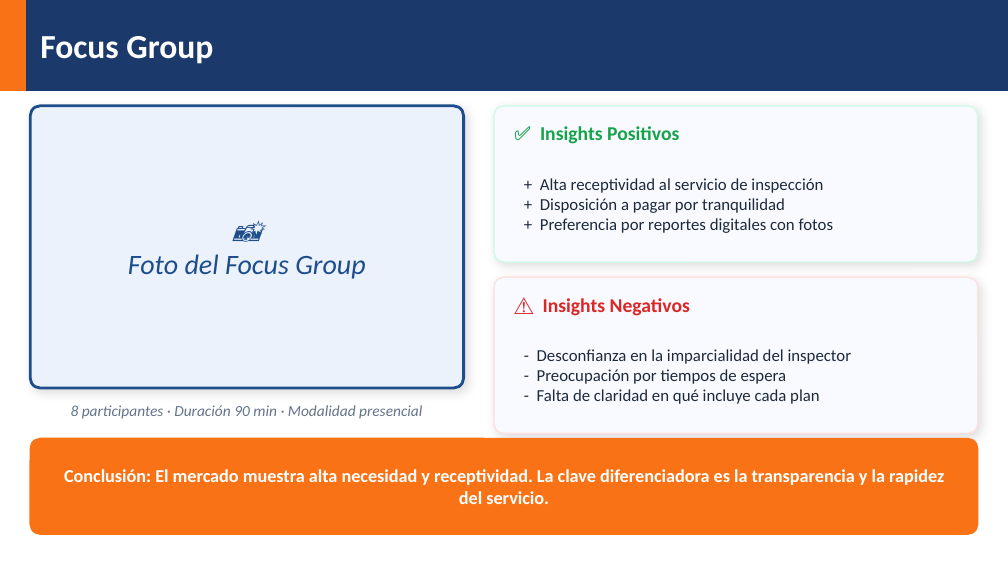
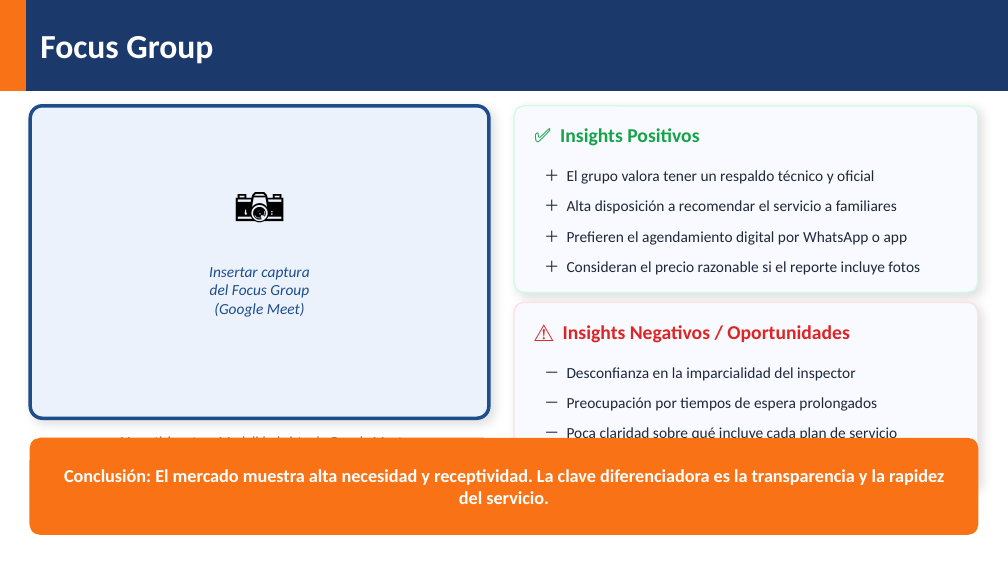
Before and after one commit to jhonnBoza/pptcheckauto, a slide deck: slide 21 of CheckAuto_Presentacion.pptx. Drawn at 1008x567 pixels with LibreOffice and Linux fonts; fonts in the diff are those of the drawing. Boxes give left, top, right and bottom in pixels: in the first picture for what was removed or moved away, otherwise in the second. Text is boxed around its words. In the diff, an @@ line names an element or a change of style, - is before the commit and + after.

Commit message:
Update PPTX: Jason, Luana, Focus Group real data

```diff
--- a/CheckAuto_Presentacion.pptx
+++ b/CheckAuto_Presentacion.pptx
@@ rounded rectangle: place and size @@
-rounded rectangle at bbox=[30, 106, 464, 388]
+rounded rectangle at bbox=[30, 106, 489, 418]
@@ rounded rectangle at bbox=[30, 106, 489, 418]: outline #1E4D8C 2 pt to #1E4D8C 2.5 pt; proportions changed @@
@@ rounded rectangle: place and size @@
-rounded rectangle at bbox=[494, 106, 978, 262]
+rounded rectangle at bbox=[514, 106, 978, 292]
@@ rounded rectangle at bbox=[514, 106, 978, 292]: proportions changed @@
@@ text "✅ Insights Positivos": place and size @@
-text "✅ Insights Positivos" at bbox=[540, 126, 679, 144]
+text "✅ Insights Positivos" at bbox=[560, 128, 699, 146]
@@ text added at bbox=[30, 161, 489, 242], 36 pt, text #000000 @@
+📷
@@ text removed at bbox=[540, 178, 833, 233] @@
-+ Alta receptividad al servicio de inspección
-+ Disposición a pagar por tranquilidad
-+ Preferencia por reportes digitales con fotos
@@ text added at bbox=[567, 170, 874, 184], 11 pt, text #1E293B @@
+＋ El grupo valora tener un respaldo técnico y oficial
@@ text added at bbox=[567, 200, 897, 214], 11 pt, text #1E293B @@
+＋ Alta disposición a recomendar el servicio a familiares
@@ text added at bbox=[567, 231, 908, 245], 11 pt, text #1E293B @@
+＋ Prefieren el agendamiento digital por WhatsApp o app
@@ text at bbox=[209, 267, 309, 317]: text changed; size 20 to 11 pt @@
-📸
-Foto del Focus Group
+Insertar captura
+del Focus Group
+(Google Meet)
@@ text added at bbox=[567, 261, 920, 275], 11 pt, text #1E293B @@
+＋ Consideran el precio razonable si el reporte incluye fotos
@@ rounded rectangle at bbox=[514, 302, 978, 489]: proportions changed @@
@@ rounded rectangle: place and size @@
-rounded rectangle at bbox=[494, 277, 978, 433]
+rounded rectangle at bbox=[514, 302, 978, 489]
@@ text at bbox=[563, 325, 849, 343]: text changed @@
-⚠️ Insights Negativos
+⚠️ Insights Negativos / Oportunidades
@@ text at bbox=[567, 367, 855, 381]: text changed; size 12 to 11 pt @@
-- Desconfianza en la imparcialidad del inspector
-- Preocupación por tiempos de espera
-- Falta de claridad en qué incluye cada plan
+－ Desconfianza en la imparcialidad del inspector
@@ text added at bbox=[567, 397, 877, 411], 11 pt, text #1E293B @@
+－ Preocupación por tiempos de espera prolongados
@@ text at bbox=[117, 434, 402, 438]: text changed; size 11 to 10 pt @@
-8 participantes · Duración 90 min · Modalidad presencial
+11 participantes · Modalidad virtual · Google Meet
@@ text added at bbox=[567, 425, 897, 443], 11 pt, text #1E293B @@
+－ Poca claridad sobre qué incluye cada plan de servicio
```
Also in this commit, not shown: 3 slides added, 3 slides removed.
